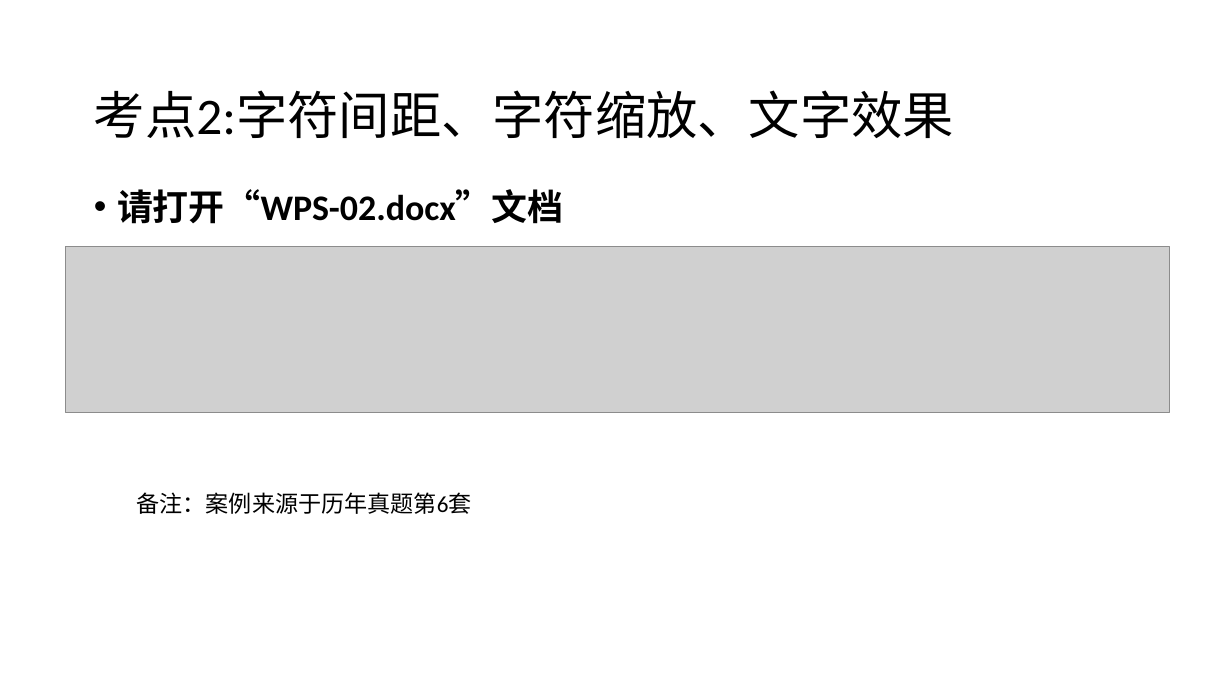
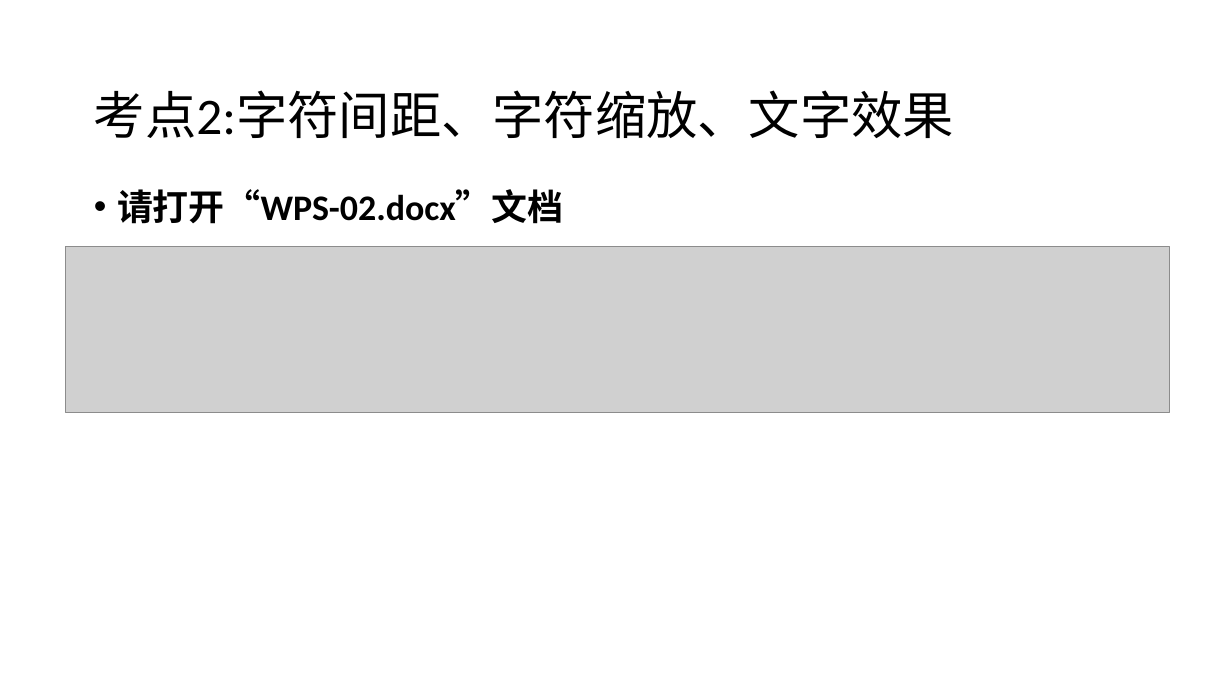
Before and after one commit to huhuiyu/ncre, a slide deck: slide 3 of wps/word/02字体考点/02字体考点.pptx. Drawn at 1232x693 pixels with LibreOffice and Linux fonts; fonts in the diff are those of the drawing; grey boxes stand for pictures. Boxes give left, top, right and bottom in pixels: in the first picture for what was removed or moved away, otherwise in the second. Text is boxed around its words. In the diff, an @@ line names an element or a change of style, - is before the commit and + after.

```diff
--- a/wps/word/02字体考点/02字体考点.pptx
+++ b/wps/word/02字体考点/02字体考点.pptx
@@ text removed at <box>137,492,472,514</box> @@
-备注：案例来源于历年真题第6套
```
Also in this commit, not shown: 1 other slide changed, 15 other files.
